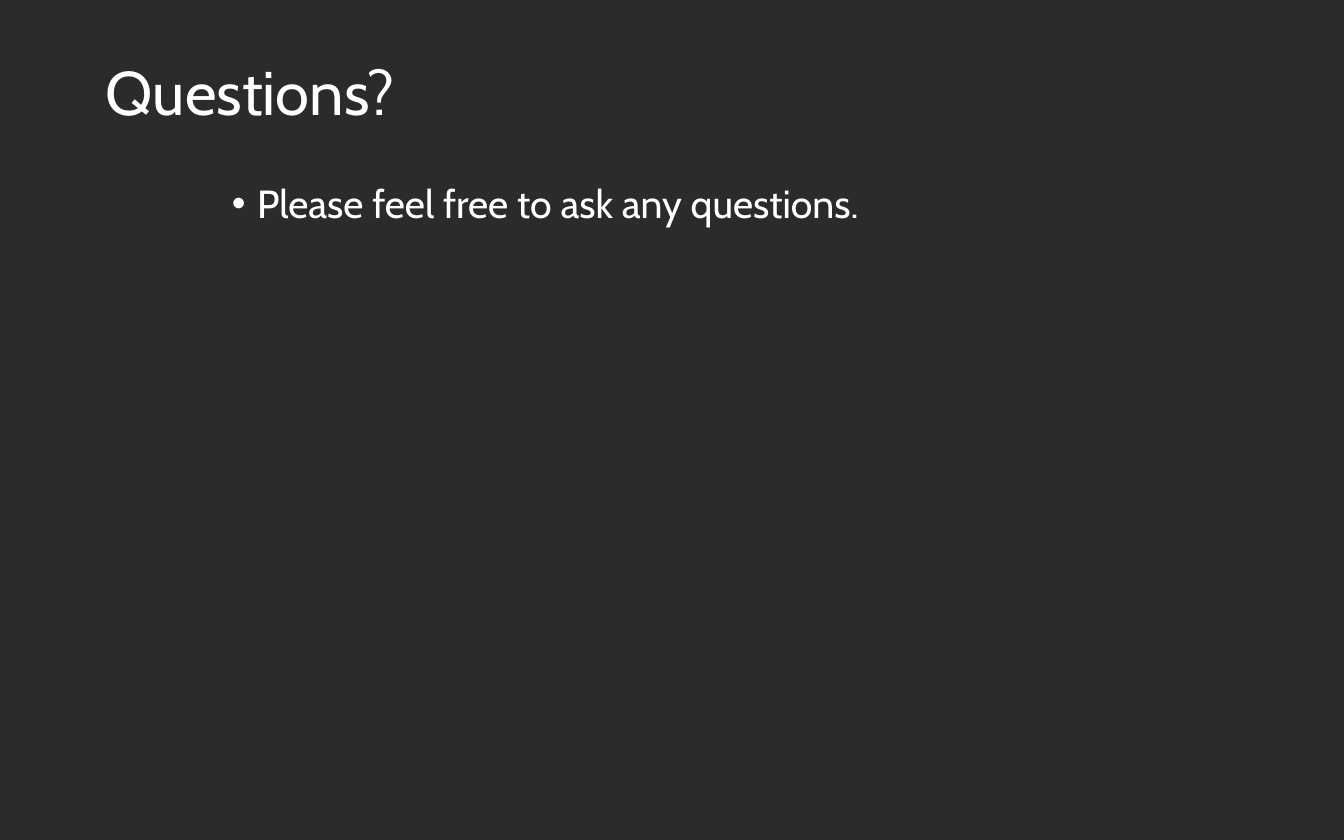
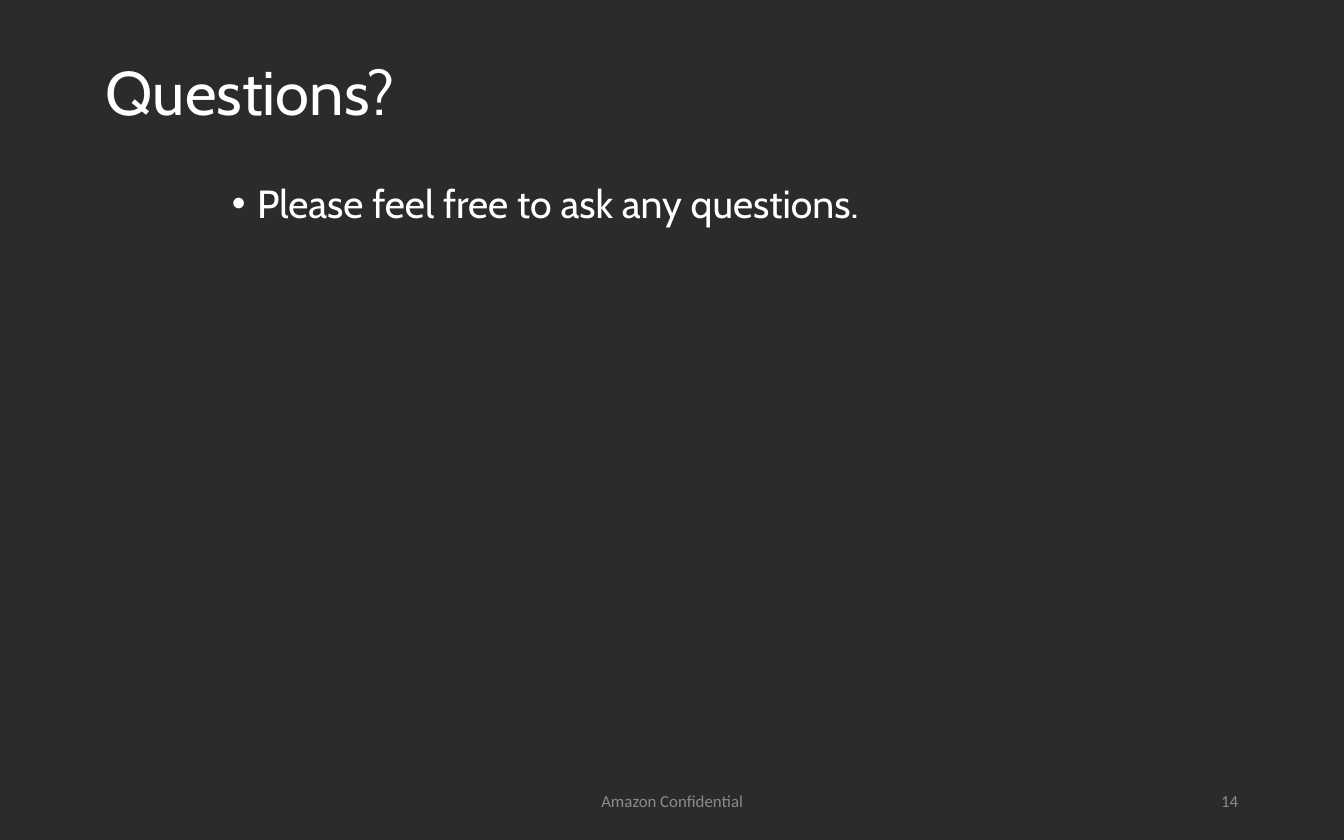
Before and after one commit to TDA/Zoncon, a slide deck: slide 14 of Zoncon-2017-Sai-Pc-ZCSlides.pptx (slide 21 before the commit). Drawn at 1344x840 pixels with LibreOffice and Linux fonts; fonts in the diff are those of the drawing; background and template pictures are left out; a plain dark background stands for a picture behind light text. Boxes give left, top, right and bottom in pixels: in the first picture for what was removed or moved away, otherwise in the second. Text is boxed around its words. In the diff, an @@ line names an element or a change of style, - is before the commit and + after.

```diff
--- a/Zoncon-2017-Sai-Pc-ZCSlides.pptx
+++ b/Zoncon-2017-Sai-Pc-ZCSlides.pptx
@@ text added at <box>601,795,743,807</box>, 9 pt, text #8C8C8C @@
+Amazon Confidential
@@ page number added at <box>1221,796,1238,807</box>, 9 pt, text #8C8C8C @@
+14
```
Also in this commit, not shown: 11 other slides changed, 2 slides added, 9 slides removed.
